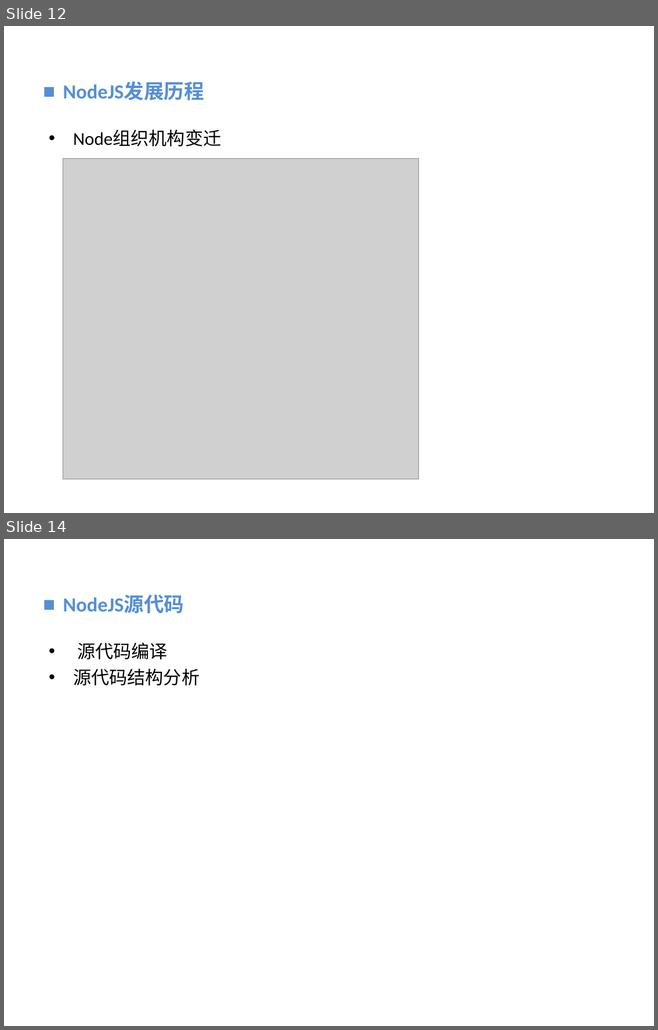
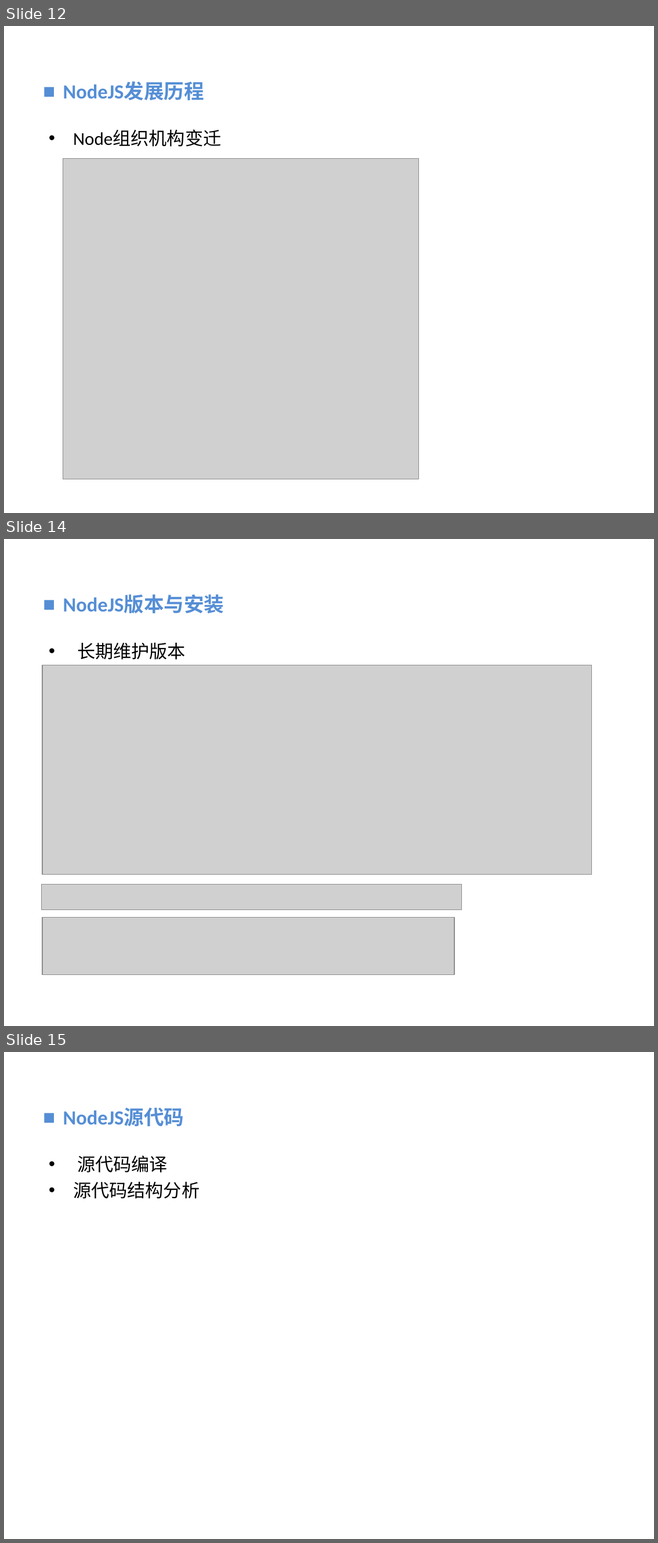
Before and after one commit to vaik/Documents, a slide deck: 我的分享/NodeJS基础概念理解.ppt. Shown one above the other, each under a label of ours: slides 12 and 14 before the commit, slides 12, 14 and 15 after it; the slides between them are not shown. The pictures are 658x1030 and 658x1543 pixels, drawn with LibreOffice and Linux fonts; fonts in the diff are those of the drawing; grey boxes stand for pictures; background and template pictures are left out. Boxes give left, top, right and bottom in pixels: in the first picture for what was removed or moved away, otherwise in the second. Text is boxed around its words. In the diff, an @@ line names an element or a change of style, - is before the commit and + after.

```diff
--- a/我的分享/NodeJS基础概念理解.ppt
+++ b/我的分享/NodeJS基础概念理解.ppt
@@ slide 14 added at [4,539,654,1026], background picture (left out) @@
@@ text added at [63,595,224,613], 22.2 pt, text #558ED5, bold @@
+■ NodeJS版本与安装
@@ text added at [77,642,186,660], 20 pt, text #000000 @@
+• 长期维护版本
@@ picture added at [42,665,591,875] @@
@@ picture added at [41,884,461,909] @@
@@ picture added at [42,917,454,975] @@
@@ what was slide 14 is now slide 15 @@
```
Also in this commit, not shown: 3 slides changed, 5 other slides added, 1 slide removed.
